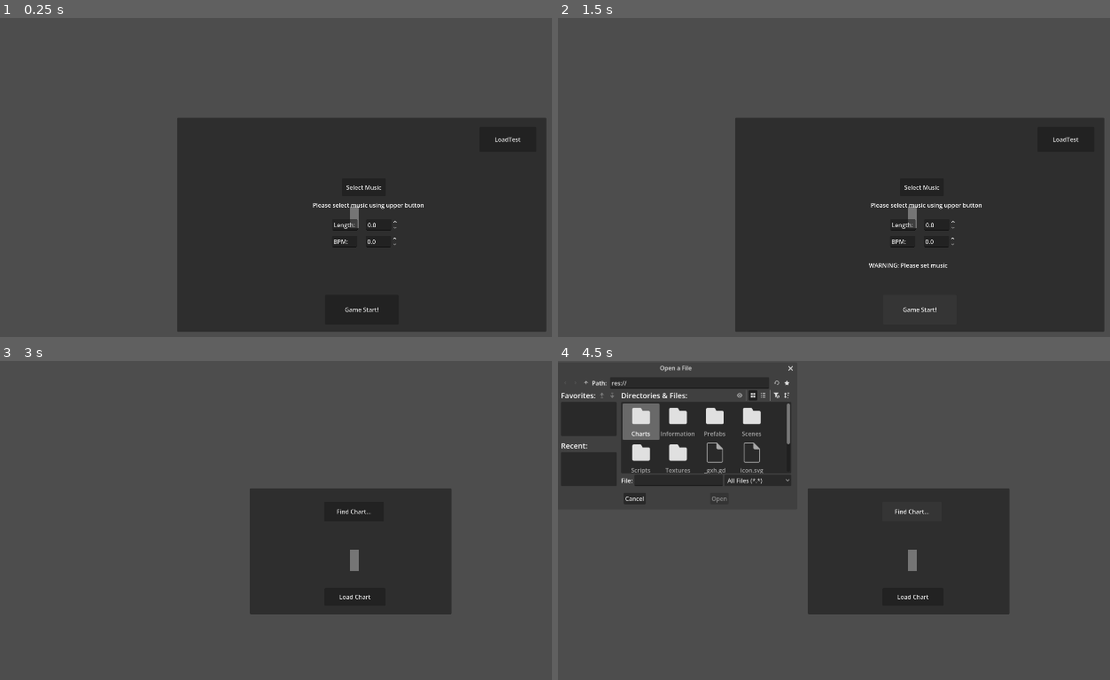
Above: before the commit, frames 1-4 (two rows, left to right).
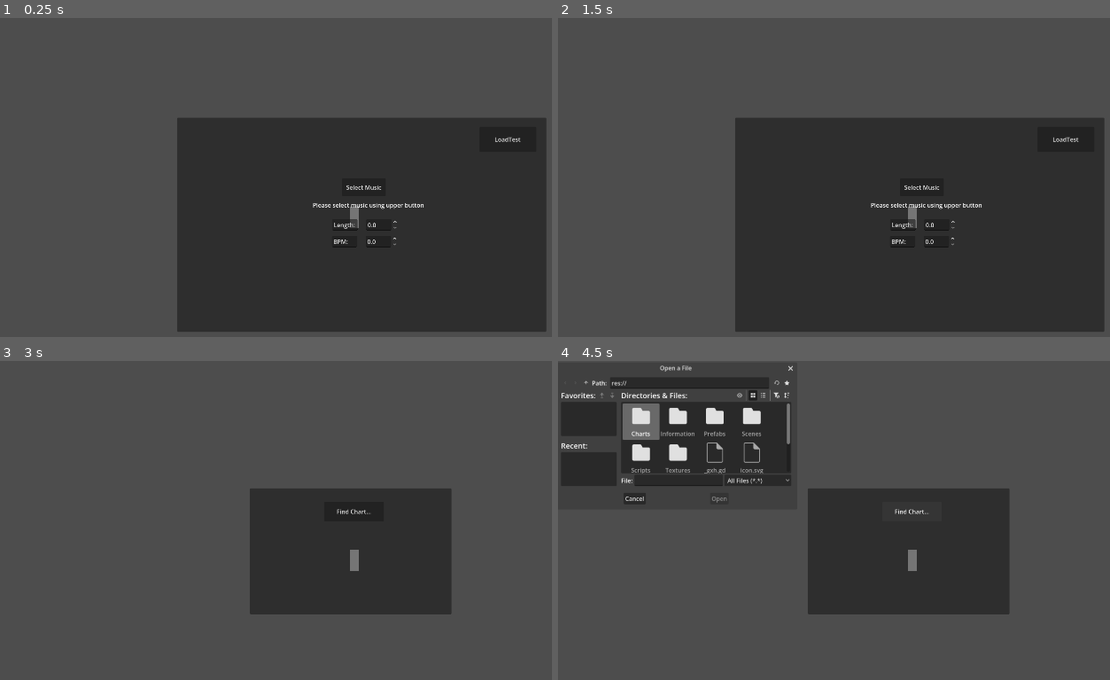
Above: after the commit, the same moments.

Repository: junu192857/Vexatonic-dash-2
Game: Godot game, scene res://Scenes/Editor.tscn
The game is run twice, just before and just after one commit, with the same random seed, the same clock (stepped at 60 frames per second) and the same inputs. This scene is started directly instead of the project's main scene.
Inputs (mouse positions are in pixels of both pictures, inside the frame that each line leads up to):
- Up to frame 1 (0.25 s): no input
- Up to frame 2 (1.5 s): click (922, 308) at 0.5 s, where only the run before the commit has a clickable "Game Start!"; click (922, 308) at 1.25 s, where only the run before the commit has a clickable "Game Start!"
- Up to frame 3 (3 s): click (364, 651) at 2 s, where only the run before the commit has a clickable "Game Start!"; click "LoadTest" at 2.75 s
- Up to frame 4 (4.5 s): click (911, 597) at 3.5 s, where only the run before the commit has a clickable "Load Chart"; click "Find Chart..." at 4.25 s

The runs differ from the first frame. In frame 1, less than 0.1% of the frame differs, in the area x 62-69%, y 90-93%; in frame 2, 0.2%, in the area x 56-71%, y 76-93%; in frame 3, less than 0.1%; in frame 4, less than 0.1%.
Error before the commit: Invalid type in function 'parse' in base 'Node2D (EditorManager.gd)'. Cannot convert argument 1 from Nil to String. (res://Scripts/EditorManager.gd:707)

Commit message:
Minor Error check 완료

Diff:
--- a/vexatonic-dash-2/Scenes/Editor.tscn
+++ b/vexatonic-dash-2/Scenes/Editor.tscn
@@ -276,7 +276,8 @@
 offset_right = 40.0
 offset_bottom = 40.0
 
-[node name="Button" type="Button" parent="CanvasLayer/InitialPanel" unique_id=1698511291]
+[node name="StartButton" type="Button" parent="CanvasLayer/InitialPanel" unique_id=1698511291]
+visible = false
 layout_mode = 1
 anchors_preset = -1
 anchor_left = 0.5
@@ -505,7 +506,8 @@
 offset_right = 1223.0
 offset_bottom = 686.0
 
-[node name="Button" type="Button" parent="CanvasLayer/LoadPanel" unique_id=1619523593]
+[node name="LoadButton" type="Button" parent="CanvasLayer/LoadPanel" unique_id=1619523593]
+visible = false
 layout_mode = 0
 offset_left = 202.0
 offset_top = 270.0
@@ -561,7 +563,7 @@
 [connection signal="pressed" from="CanvasLayer/NoteSelectorPanel/Button7" to="." method="_on_select_mode" binds= [1]]
 [connection signal="pressed" from="CanvasLayer/NoteSelectorPanel/Button" to="." method="_on_select_mode" binds= [0]]
 [connection signal="pressed" from="CanvasLayer/NoteSelectorPanel/PlayMusicButton" to="." method="toggle_music"]
-[connection signal="pressed" from="CanvasLayer/InitialPanel/Button" to="." method="_on_start_editor"]
+[connection signal="pressed" from="CanvasLayer/InitialPanel/StartButton" to="." method="_on_start_editor"]
 [connection signal="pressed" from="CanvasLayer/InitialPanel/Button2" to="." method="on_push_load_chart_button"]
 [connection signal="pressed" from="CanvasLayer/InitialPanel/Button3" to="." method="start_find_music"]
 [connection signal="file_selected" from="CanvasLayer/InitialPanel/FileDialog" to="." method="select_music"]
@@ -576,6 +578,6 @@
 [connection signal="pressed" from="CanvasLayer/SettingPanel/Button2" to="." method="set_bit" binds= [4]]
 [connection signal="pressed" from="CanvasLayer/SettingPanel/Button3" to="." method="set_bit" binds= [16]]
 [connection signal="pressed" from="CanvasLayer/SettingPanel/Button" to="." method="set_bit" binds= [8]]
-[connection signal="pressed" from="CanvasLayer/LoadPanel/Button" to="." method="finish_load_chart"]
+[connection signal="pressed" from="CanvasLayer/LoadPanel/LoadButton" to="." method="finish_load_chart"]
 [connection signal="pressed" from="CanvasLayer/LoadPanel/Button2" to="." method="find_chart"]
 [connection signal="file_selected" from="CanvasLayer/LoadPanel/FileDialog" to="." method="select_chart"]
--- a/vexatonic-dash-2/Scripts/EditorManager.gd
+++ b/vexatonic-dash-2/Scripts/EditorManager.gd
@@ -70,11 +70,19 @@
 
 func select_music(path: String):
 	var stream = AudioStreamMP3.new()
+	var data = FileAccess.get_file_as_bytes(path)
+	if (data.is_empty()):
+		initialPanel.get_node("MusicText").text = "Please load valid music file"
+		initialPanel.get_node("StartButton").visible = false
+		return
 	stream.data = FileAccess.get_file_as_bytes(path)
+
 	musicPlayer.stream = stream
 	music_path = path
 	initialPanel.get_node("MusicTimeBox").value = musicPlayer.stream.get_length()
 	initialPanel.get_node("MusicText").text = path.get_file()
+
+	initialPanel.get_node("StartButton").visible = true
 
 # ================== 에디터 내 카메라 조작 =====================
 var dragging = false
@@ -604,7 +612,7 @@
 			return
 		var folder_name = savePanel.get_node("OnlyForNewSave/LineEdit").text
 		if folder_name.is_empty():
-			savePanel.get_note("WarningLabel").text = "WARNING: Please set level name"
+			savePanel.get_node("WarningLabel").text = "WARNING: Please set level name"
 			return
 
 		var dir_path = "res://Charts/" + folder_name
@@ -675,7 +683,13 @@
 			break
 
 	var stream = AudioStreamMP3.new()
+	var data = FileAccess.get_file_as_bytes(music_path)
+	if (data.is_empty()):
+		loadPanel.get_node("MusicLabel").text = "Please set music file with chart file"
+		loadPanel.get_node("LoadButton").visible = false
+		return
 	stream.data = FileAccess.get_file_as_bytes(music_path)
+
 	musicPlayer.stream = stream
 
 	levelData = LevelData.new()
@@ -696,11 +710,13 @@
 
 	if (save_difficulty == -1):
 		loadPanel.get_node("MusicLabel").text = "Please load chart file with valid name"
+		loadPanel.get_node("LoadButton").visible = false
 		return
 
 	loadPanel.get_node("NameLabel").text = "Chart: " + levelData.name + " " + Setting.DIFFICULTY_NAMES[save_difficulty]
 	loadPanel.get_node("MusicLabel").text = "Song: " + levelData.music_path
 	loadPanel.get_node("LengthLabel").text = "Length: " + str(levelData.length / 1000)
+	loadPanel.get_node("LoadButton").visible = true
 
 
 func finish_load_chart():
